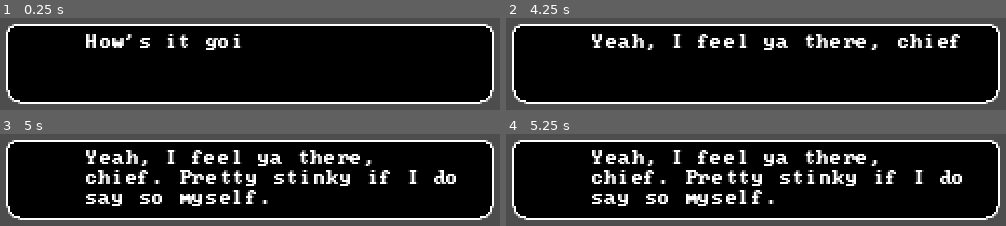
Above: before the commit, frames 1-4 (two rows, left to right).
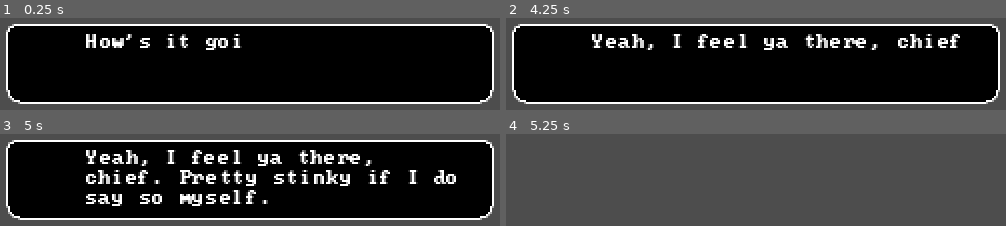
Above: after the commit, the same moments.

Repository: otherotherjosh/RhythmShooter
Game: Godot game, scene res://dialogue/dialogue_demo.tscn
Same seed, same stepped clock (60 frames per second), same inputs: the game is played once before the commit and once after it. This scene is started directly instead of the project's main scene.
Inputs (mouse positions are in pixels of both pictures, inside the frame that each line leads up to):
- Up to frame 1 (0.25 s): no input
- Up to frame 2 (4.25 s): move the mouse to (outside the picture) at 0.52 s; click (outside the picture) at 0.67 s; drag from (outside the picture) to (outside the picture) at 1.27 s; tap Enter at 2 s; move the mouse to (821, 100) at 2.02 s; click (821, 100) at 2.17 s; drag from (outside the picture) to (outside the picture) at 2.77 s; tap Space at 3.5 s; move the mouse to (outside the picture) at 3.52 s; click (outside the picture) at 3.67 s
- Up to frame 3 (5 s): drag from (outside the picture) to (155, 205) at 4.27 s
- Up to frame 4 (5.25 s): tap Enter at 5 s; move the mouse to (outside the picture) at 5.02 s; click (outside the picture) at 5.17 s

Frames 1-3 are identical in both runs. In frame 4, 83% of the frame differs, in the area x 1-99%, y 6-94%.

Commit message:
feat: make dialogue box hide

Diff:
--- a/dialogue/dialogue_box.gd
+++ b/dialogue/dialogue_box.gd
@@ -12,15 +12,18 @@
 
 func _ready() -> void:
 	TouchInputManager.screen_touch_pressed.connect(_on_screen_touch_pressed)
+	visible = false
 
 
 func play_dialogue() -> void:
 	if not dialogue_script:
 		return
+	visible = true
 	line = 0
 	while line < dialogue_script.lines.size():
 		await play_dialogue_line()
 		line += 1
+	visible = false
 
 
 func play_dialogue_line() -> void:
